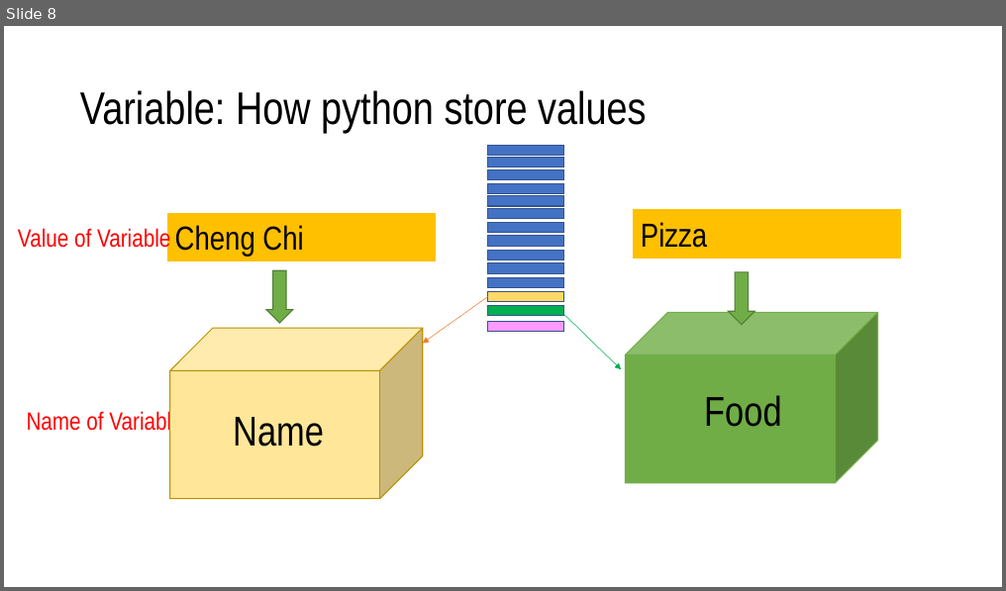
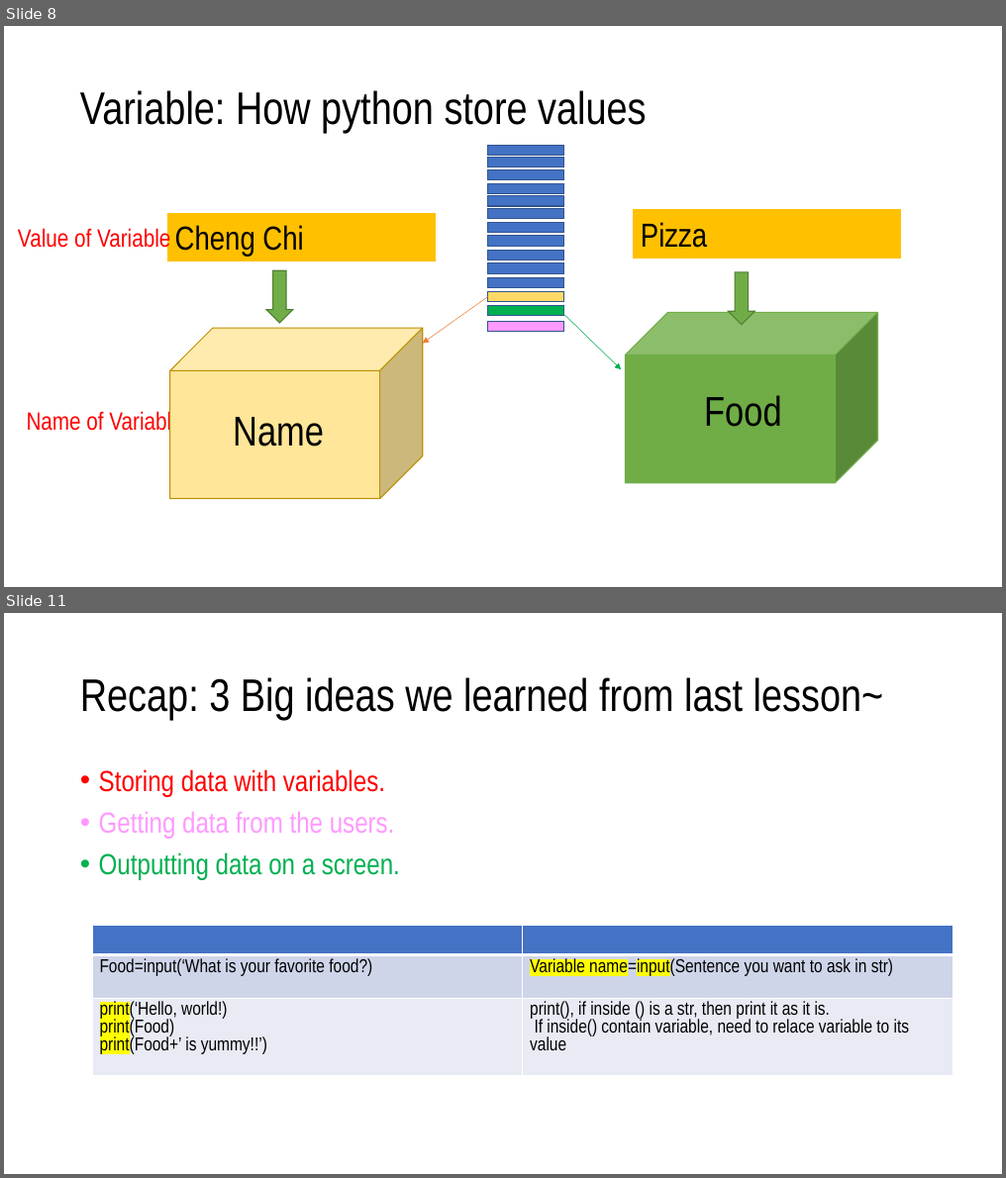
Before and after one commit to haoshisong/Python_Summer_Camp, a slide deck: Python summer camp.pptx. Shown one above the other, each under a label of ours: slide 8 before the commit, slides 8 and 11 after it; the slides between them are not shown. The pictures are 1006x591 and 1006x1178 pixels, drawn with LibreOffice and Linux fonts; fonts in the diff are those of the drawing. Boxes give left, top, right and bottom in pixels: in the first picture for what was removed or moved away, otherwise in the second. Text is boxed around its words. In the diff, an @@ line names an element or a change of style, - is before the commit and + after.

```diff
--- a/Python summer camp.pptx
+++ b/Python summer camp.pptx
@@ slide 11 added at bbox=[4, 613, 1002, 1174], background #FFFFFF @@
@@ title added at bbox=[80, 677, 884, 720], 44 pt, text #000000 @@
+Recap: 3 Big ideas we learned from last lesson~
@@ text added at bbox=[99, 769, 400, 880], 28 pt, text #FF0000 @@
+• Storing data with variables.
+• Getting data from the users.
+• Outputting data on a screen.
@@ table added at bbox=[92, 925, 953, 1106], 3 rows, 2 columns @@
+ | 
+Food=input(‘What is your favorite food?) | Variable name=input(Sentence you want to ask in str)
+print(‘Hello, world!) / print(Food) / print(Food+’ is yummy!!’) | print(), if inside () is a str, then print it as it is. / If inside() contain variable, need to relace variable to its value
```
Also in this commit, not shown: 3 slides changed, 12 other slides added.
